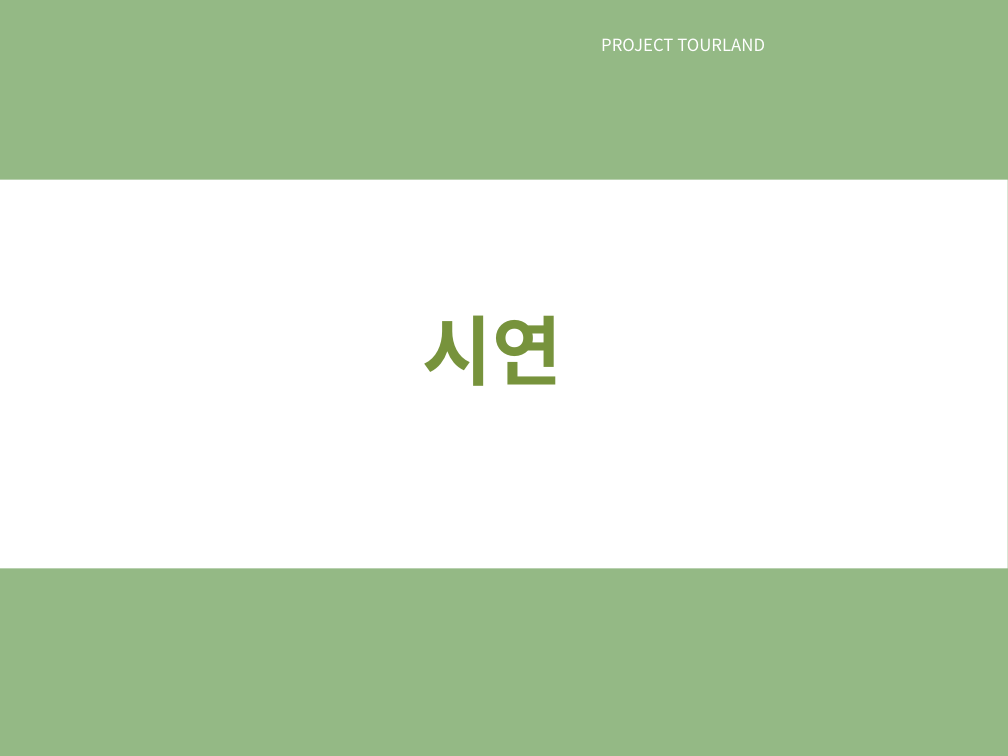
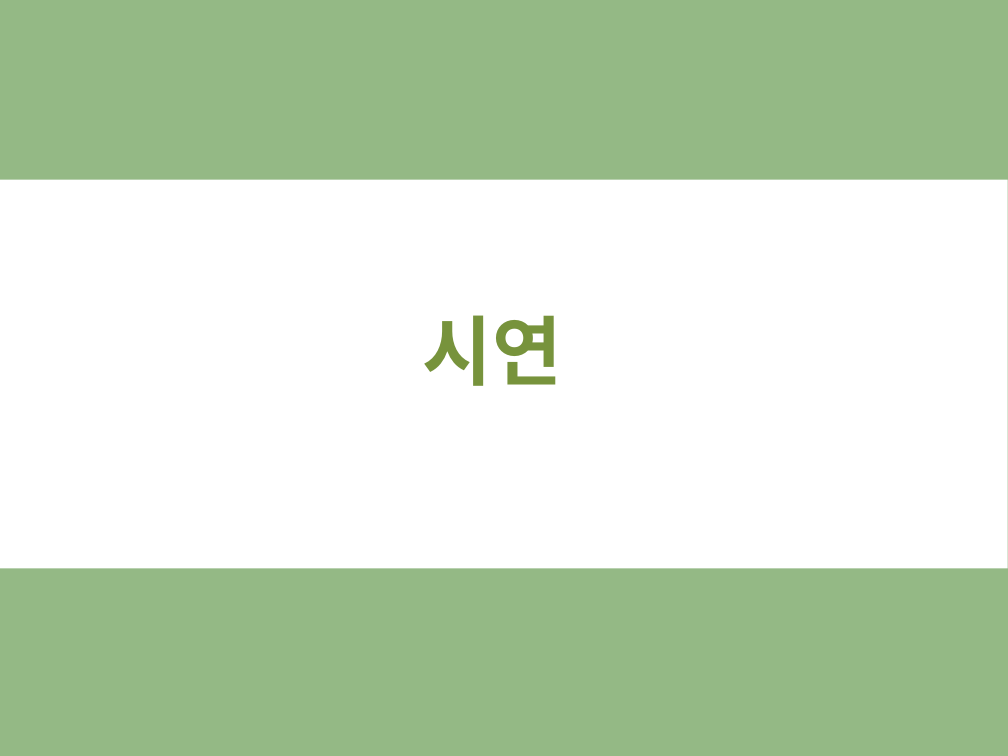
Before and after one commit to chamdodari2/student, a slide deck: slide 38 of document/학생관리 김예진.pptx. Drawn at 1008x756 pixels with LibreOffice and Linux fonts; fonts in the diff are those of the drawing. Boxes give left, top, right and bottom in pixels: in the first picture for what was removed or moved away, otherwise in the second. Text is boxed around its words. In the diff, an @@ line names an element or a change of style, - is before the commit and + after.

Commit message:
최종2

```diff
--- a/document/학생관리 김예진.pptx
+++ b/document/학생관리 김예진.pptx
@@ text removed at [601,38,765,51] @@
-PROJECT TOURLAND
```
